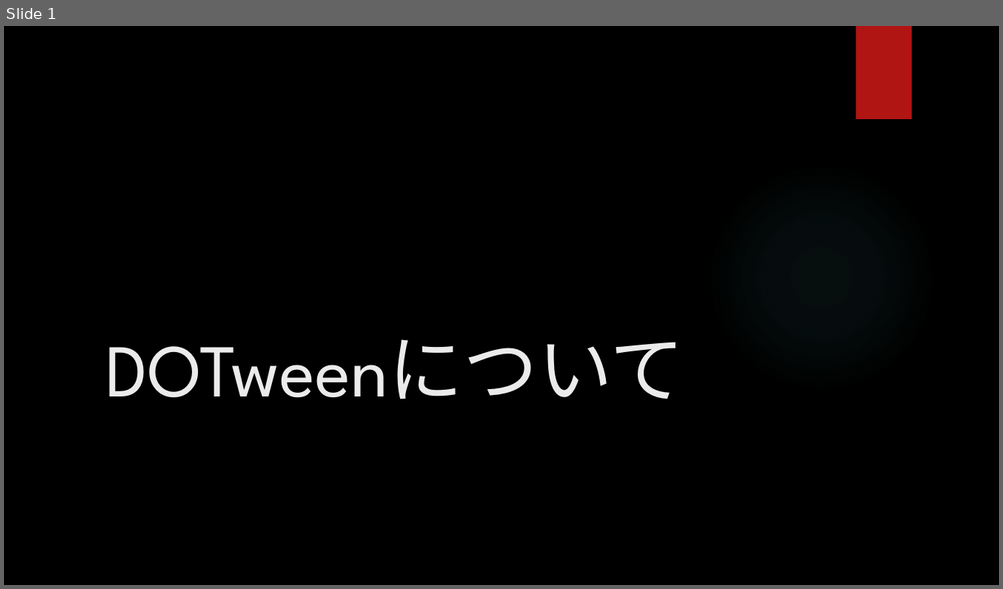
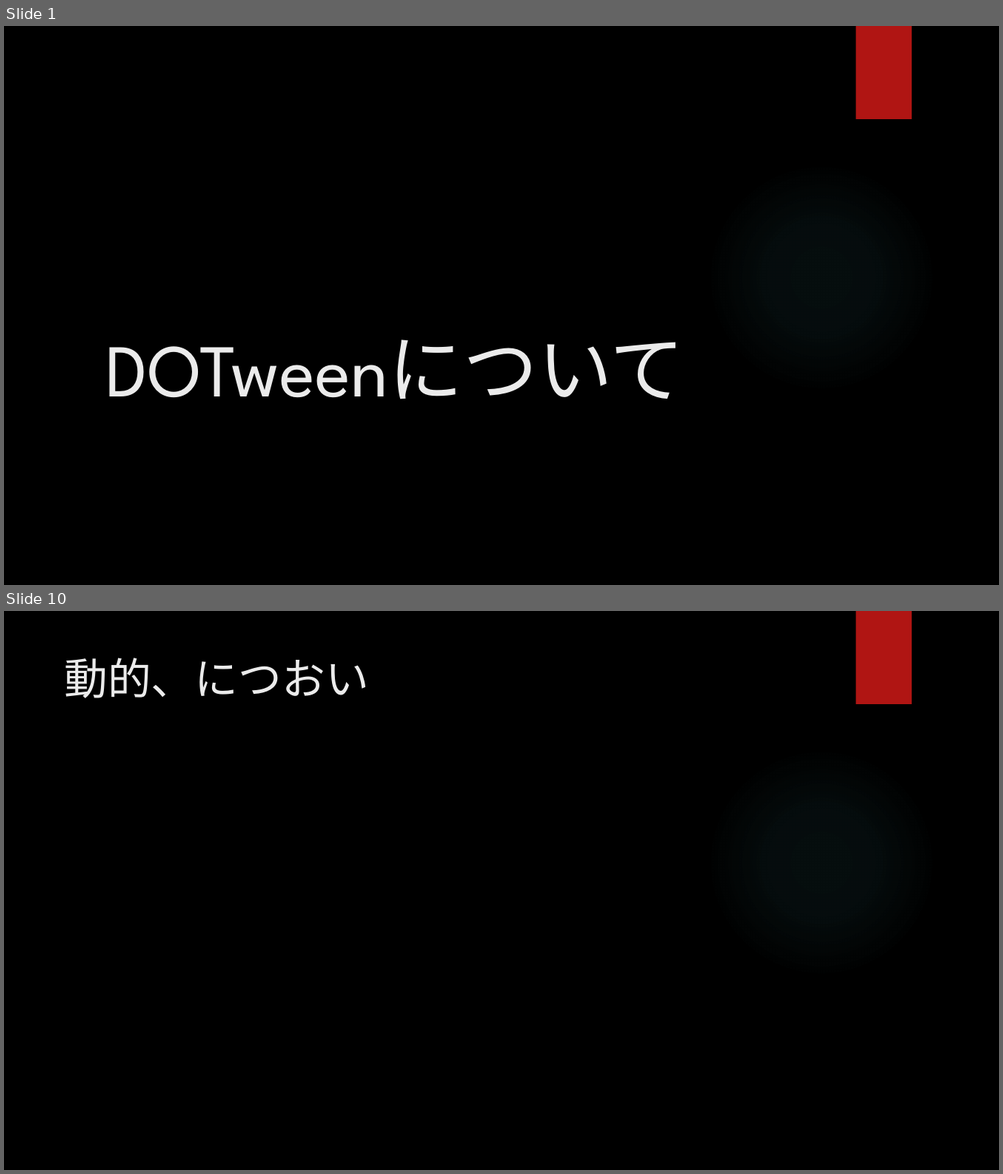
Before and after one commit to hopesnow/Study, a slide deck: RHStudy/Documents/プレゼンテーション1.pptx. Shown one above the other, each under a label of ours: slide 1 before the commit, slides 1 and 10 after it; the slides between them are not shown. The pictures are 1003x589 and 1003x1174 pixels, drawn with LibreOffice and Linux fonts; fonts in the diff are those of the drawing; background and template pictures are left out. Boxes give left, top, right and bottom in pixels: in the first picture for what was removed or moved away, otherwise in the second. Text is boxed around its words. In the diff, an @@ line names an element or a change of style, - is before the commit and + after.

```diff
--- a/RHStudy/Documents/プレゼンテーション1.pptx
+++ b/RHStudy/Documents/プレゼンテーション1.pptx
@@ slide 10 added at bbox=[4, 611, 999, 1170], background picture (left out); not listed: 2 template elements that a slide beside it also shows @@
@@ title added at bbox=[64, 658, 369, 698], 42 pt, text #EBEBEB @@
+動的、につおい
```
Also in this commit, not shown: 9 other slides added, 2 other files.
